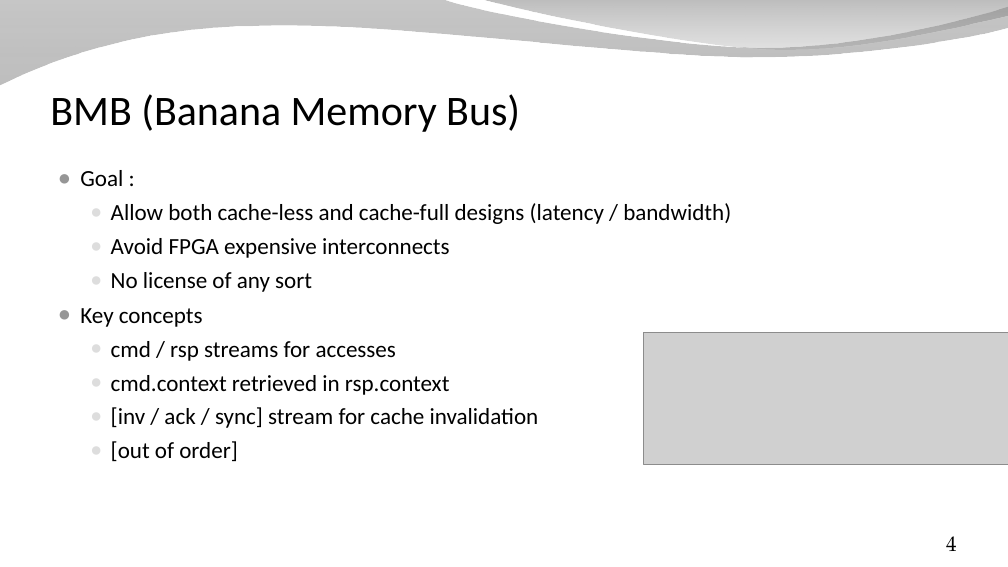
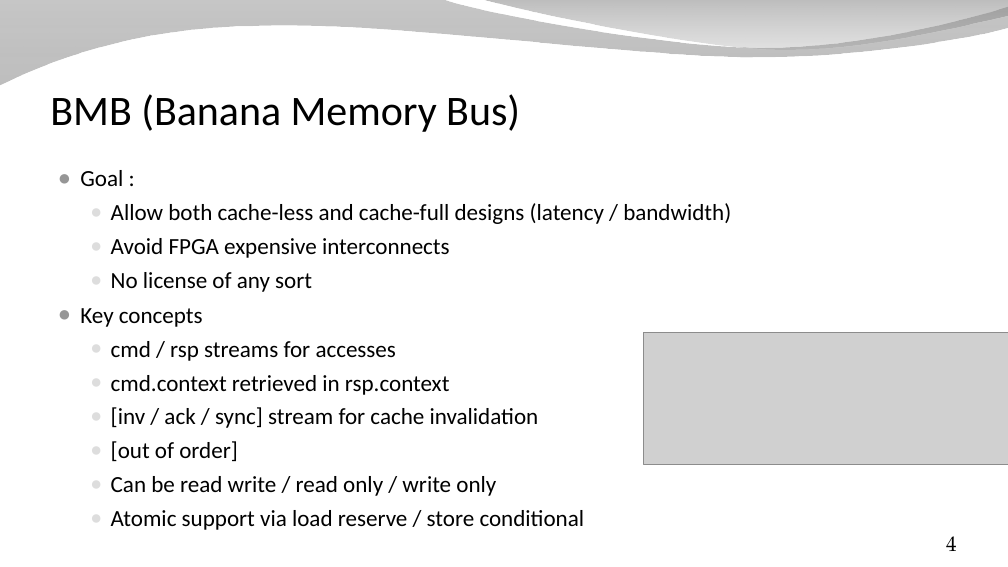
Before and after one commit to SpinalHDL/SpinalDoc, a slide deck: slide 4 of presentation/en/workshop/saxonsoc.odp. Drawn at 1008x567 pixels with LibreOffice and Linux fonts; fonts in the diff are those of the drawing; grey boxes stand for pictures; background and template pictures are left out. Boxes give left, top, right and bottom in pixels: in the first picture for what was removed or moved away, otherwise in the second. Text is boxed around its words. In the diff, an @@ line names an element or a change of style, - is before the commit and + after.

```diff
--- a/presentation/en/workshop/saxonsoc.odp
+++ b/presentation/en/workshop/saxonsoc.odp
@@ text at (111, 476, 585, 530): paragraphs added @@
+  ● Can be read write / read only / write only
+  ● Atomic support via load reserve / store conditional
```
Also in this commit, not shown: 2 other slides changed, 5 slides added, 4 other files.
